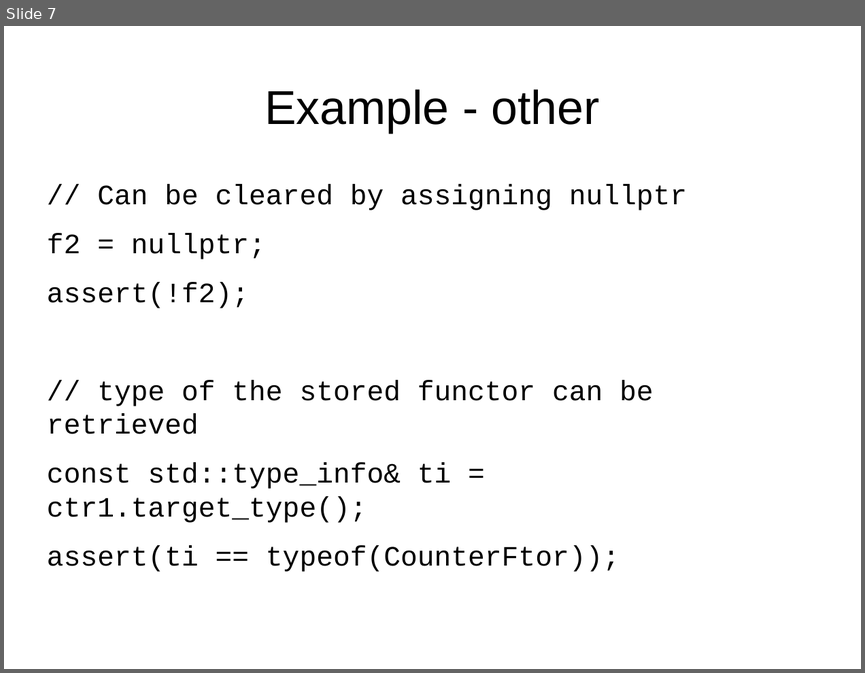
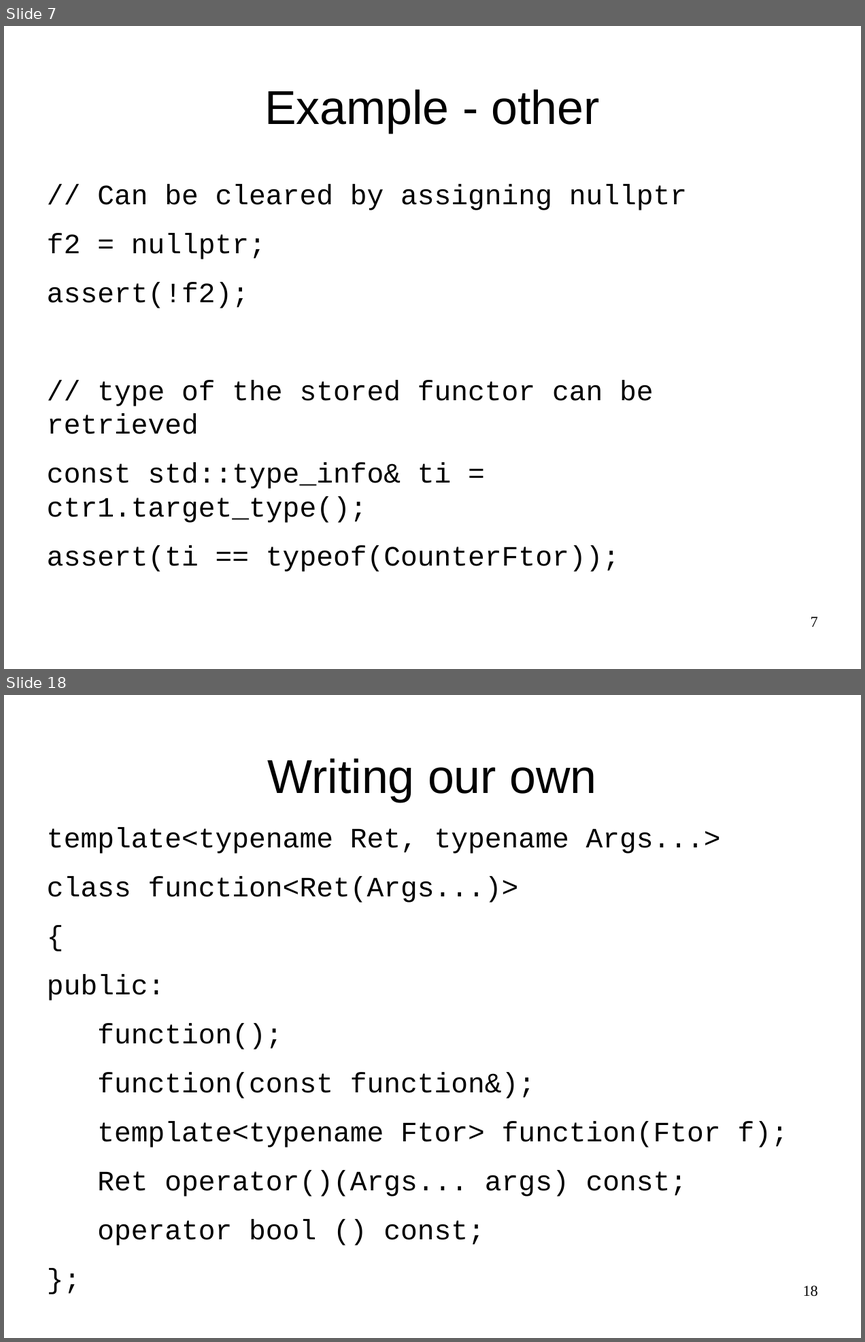
Before and after one commit to maciekgajewski/demystifying_std_function, a slide deck: demystifying-std-function.odp. Shown one above the other, each under a label of ours: slide 7 before the commit, slides 7 and 18 after it; the slides between them are not shown. The pictures are 865x673 and 865x1342 pixels, drawn with LibreOffice and Linux fonts; fonts in the diff are those of the drawing. Boxes give left, top, right and bottom in pixels: in the first picture for what was removed or moved away, otherwise in the second. Text is boxed around its words. In the diff, an @@ line names an element or a change of style, - is before the commit and + after.

Commit message:
test added for from-funtor function

```diff
--- a/demystifying-std-function.odp
+++ b/demystifying-std-function.odp
@@ slide 18 added at <box>4,695,861,1338</box>, background #FFFFFF @@
@@ title added at <box>268,758,596,802</box>, 44 pt, text #000000 @@
+Writing our own
@@ text added at <box>47,827,788,1245</box>, 26 pt, text #000000 @@
+template<typename Ret, typename Args...>
+class function<Ret(Args...)>
+{
+public:
+function();
+function(const function&);
+template<typename Ftor> function(Ftor f);
+Ret operator()(Args... args) const;
+operator bool () const;
+};
@@ page number added at <box>803,1285,818,1296</box>, 14 pt, text #000000 @@
+18
@@ slide 7 changed as well @@
@@ page number added at <box>810,616,818,626</box>, 14 pt, text #000000 @@
+7
```
Also in this commit, not shown: 5 other slides changed, 10 other slides added, 2 other files.
